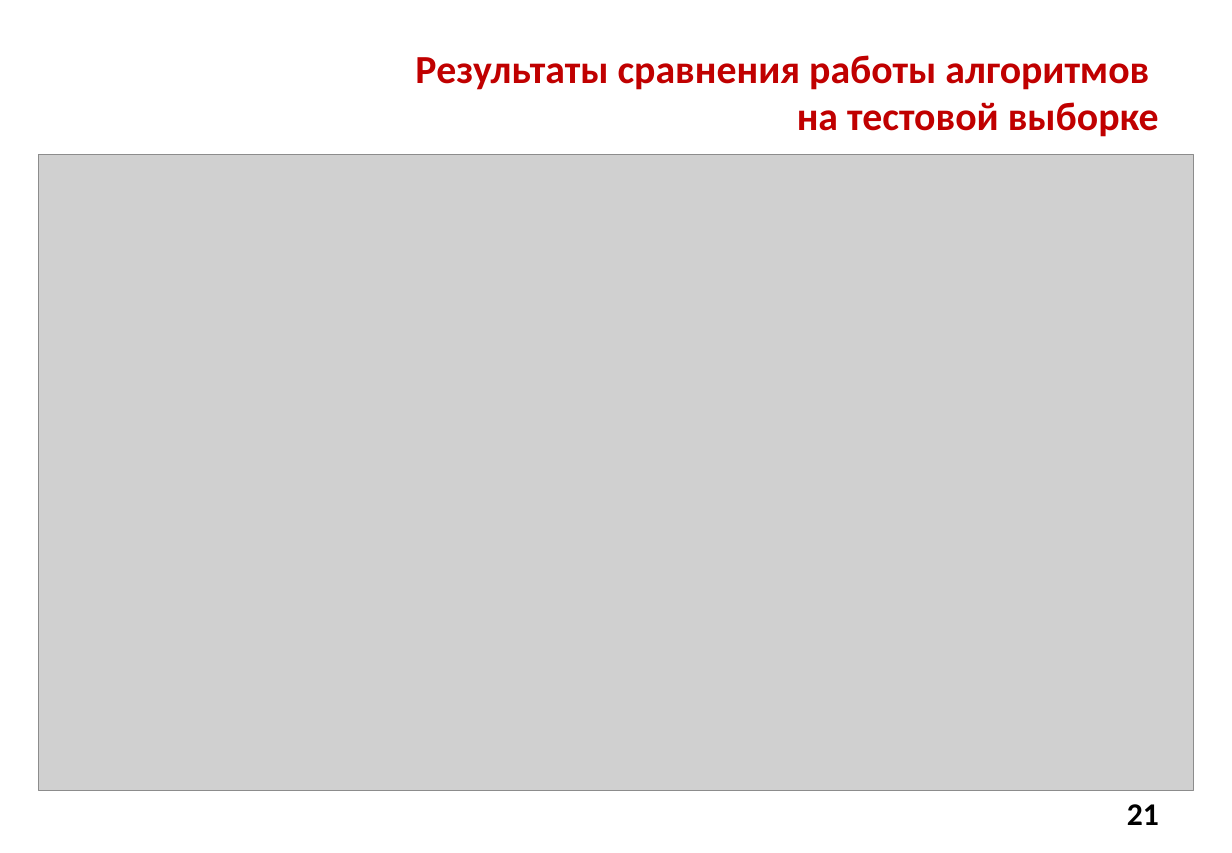
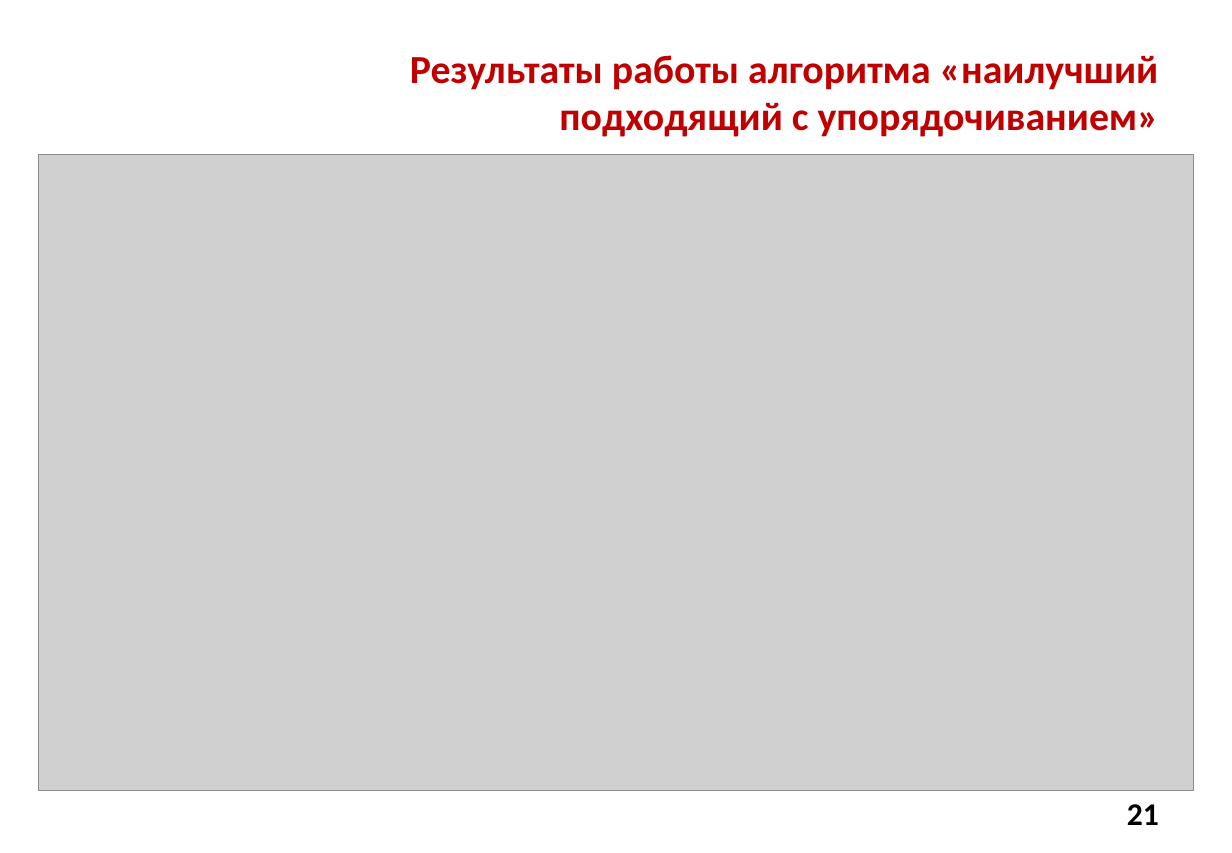
Before and after one commit to Alex-made/diplom, a slide deck: slide 21 of Презентация/Презентация диплома.pptx. Drawn at 1232x853 pixels with LibreOffice and Linux fonts; fonts in the diff are those of the drawing; grey boxes stand for pictures; background and template pictures are left out. Boxes give left, top, right and bottom in pixels: in the first picture for what was removed or moved away, otherwise in the second. Text is boxed around its words. In the diff, an @@ line names an element or a change of style, - is before the commit and + after.

```diff
--- a/Презентация/Презентация диплома.pptx
+++ b/Презентация/Презентация диплома.pptx
@@ title at bbox=[410, 55, 1159, 137]: text changed @@
-Результаты сравнения работы алгоритмов
-на тестовой выборке
+Результаты работы алгоритма «наилучший подходящий с упорядочиванием»
```
Also in this commit, not shown: 4 other slides changed, 1 other file.
